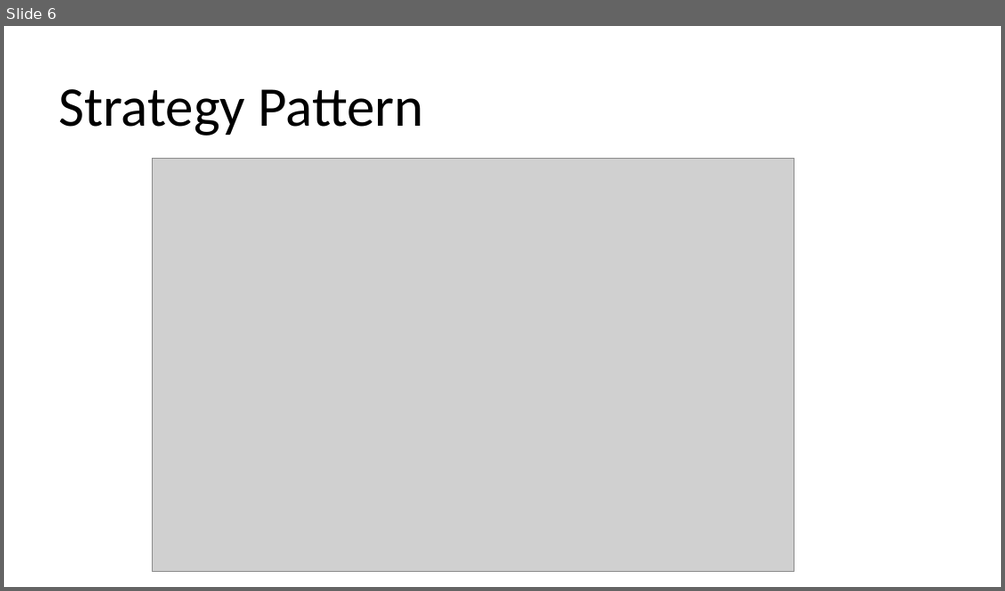
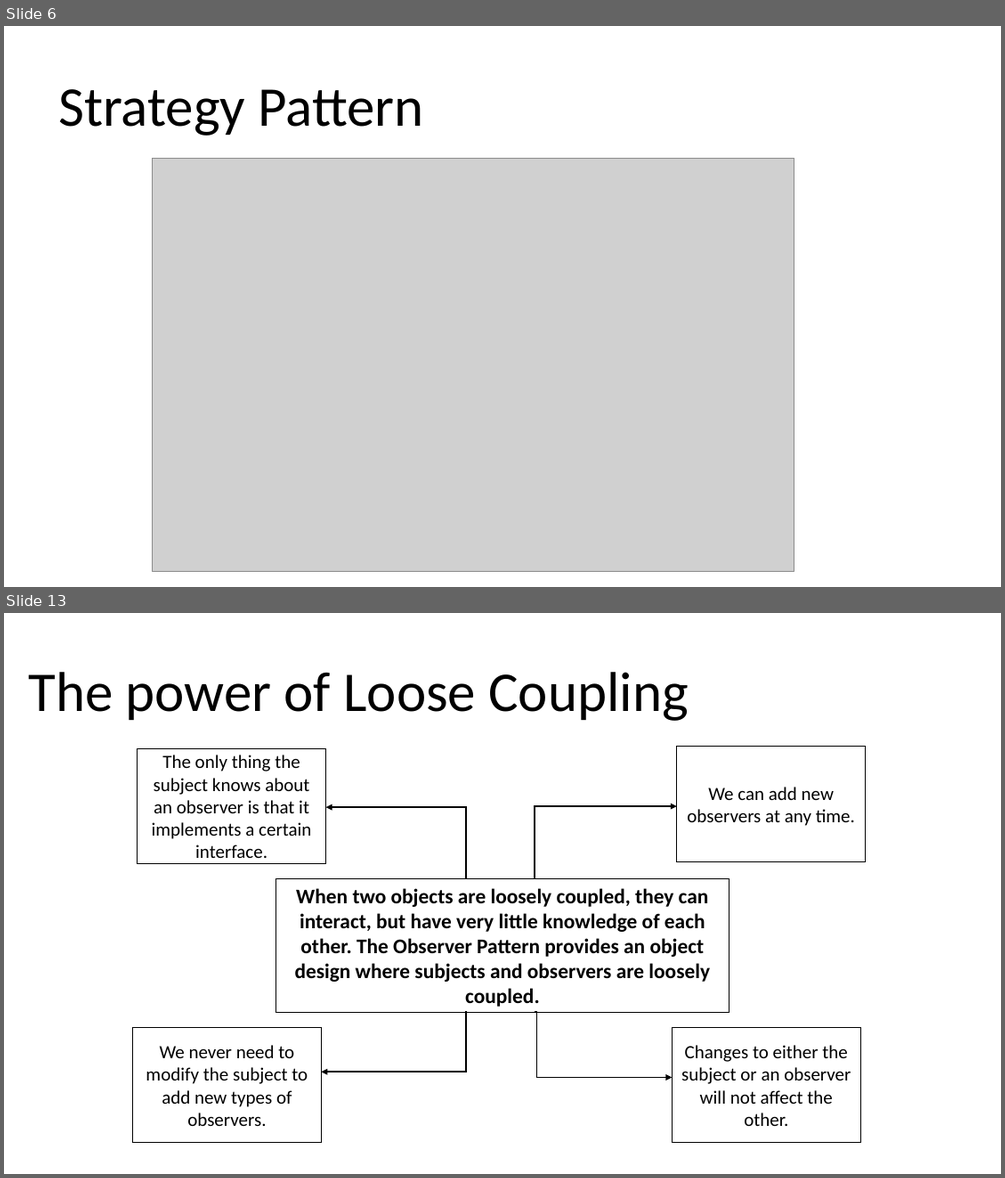
Before and after one commit to martindiazgrizzuti/GOFDesignPatterns, a slide deck: Anotaciones.pptx. Shown one above the other, each under a label of ours: slide 6 before the commit, slides 6 and 13 after it; the slides between them are not shown. The pictures are 1005x591 and 1005x1178 pixels, drawn with LibreOffice and Linux fonts; fonts in the diff are those of the drawing; grey boxes stand for pictures. Boxes give left, top, right and bottom in pixels: in the first picture for what was removed or moved away, otherwise in the second. Text is boxed around its words. In the diff, an @@ line names an element or a change of style, - is before the commit and + after.

Commit message:
Observer Pattern en ppt - teoría

```diff
--- a/Anotaciones.pptx
+++ b/Anotaciones.pptx
@@ slide 13 added at [4, 613, 1001, 1174], background #FFFFFF @@
@@ text added at [28, 672, 688, 721], 54 pt, text #000000 @@
+The power of Loose Coupling
@@ rectangle added at [138, 748, 325, 863], fill #FFFFFF, outline #000000 1 pt, 18 pt, text #000000 @@
+The only thing the subject knows about an observer is that it implements a certain interface.
@@ rectangle added at [677, 747, 866, 861], fill #FFFFFF, outline #000000 1 pt, 18 pt, text #000000 @@
+We can add new observers at any time.
@@ elbow arrow added from (465, 877) to (326, 807), #000000 1.5 pt @@
@@ elbow arrow added from (535, 878) to (677, 806), #000000 1.5 pt @@
@@ rectangle added at [275, 878, 728, 1012], outline #000000 0.75 pt, 20 pt, text #000000, bold @@
+When two objects are loosely coupled, they can interact, but have very little knowledge of each other. The Observer Pattern provides an object design where subjects and observers are loosely coupled.
@@ elbow arrow added from (465, 1013) to (321, 1071), #000000 1.5 pt @@
@@ elbow arrow added from (535, 1012) to (672, 1078), #000000 1.5 pt @@
@@ rectangle added at [133, 1027, 321, 1143], fill #FFFFFF, outline #000000 1 pt, 18 pt, text #000000 @@
+We never need to modify the subject to add new types of observers.
@@ rectangle added at [672, 1027, 860, 1143], fill #FFFFFF, outline #000000 1 pt, 18 pt, text #000000 @@
+Changes to either the subject or an observer will not affect the other.
```
Also in this commit, not shown: 1 slide changed, 8 other slides added.
